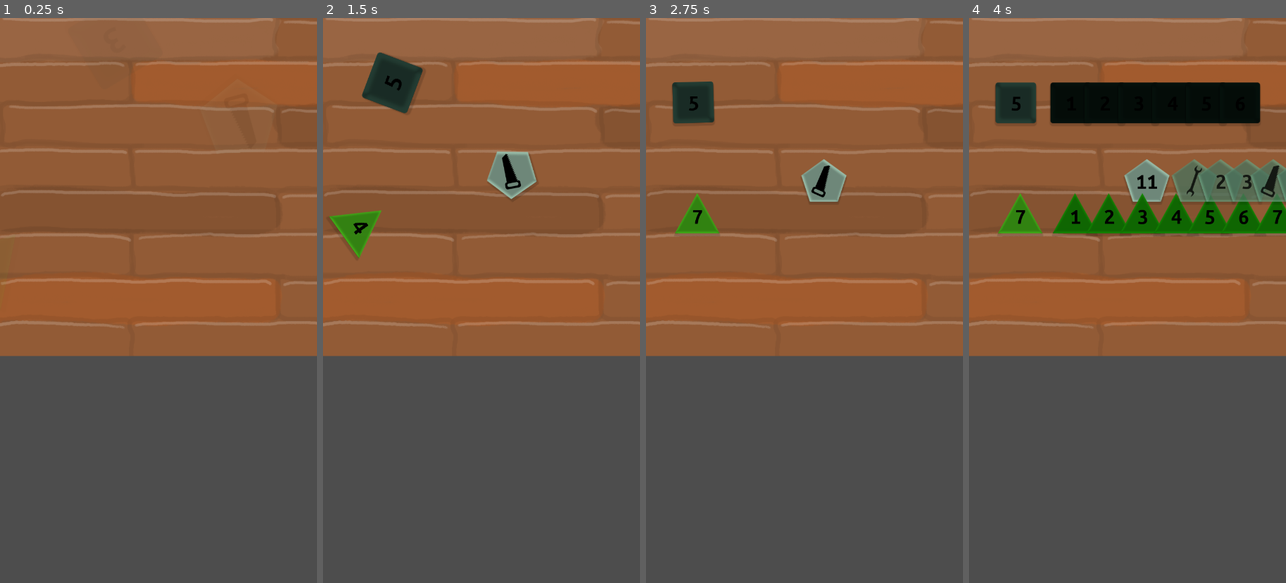
Above: before the commit, frames 1-4 (left to right).
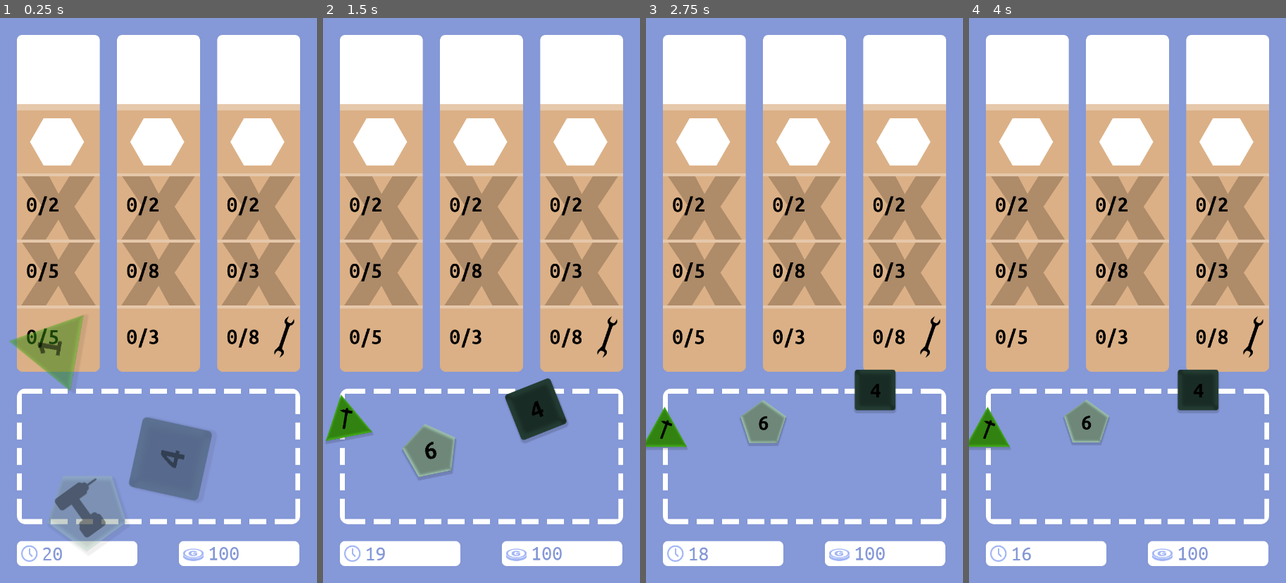
Above: after the commit, the same moments.

Repository: matzebond/DiceRepair
Game: Godot game, scene res://scenes/screens/RootNode.tscn
The game is run twice, just before and just after one commit, with the same random seed, the same clock (stepped at 60 frames per second) and the same inputs.
Inputs (mouse positions are in pixels of both pictures, inside the frame that each line leads up to):
- Up to frame 1 (0.25 s): no input
- Up to frame 2 (1.5 s): drag from (427, 51) to (437, 181) at 0.52 s; drag from (351, 232) to (437, 181) at 1.27 s
- Up to frame 3 (2.75 s): move the mouse to (823, 181) at 2.02 s; click (823, 181) at 2.17 s
- Up to frame 4 (4 s): drag from (1111, 413) to (1016, 102) at 2.77 s; drag from (1057, 102) to (1019, 215) at 3.52 s

The runs differ from the first frame. In frame 1, 100% of the frame differs, in the area x 0-100%, y 0-100%; in frame 2, 100%; in frame 3, 100%; in frame 4, 100%.

Commit message:
Updated scene fader

Diff:
--- a/scenes/screens/RootNode.tscn
+++ b/scenes/screens/RootNode.tscn
@@ -1,6 +1,6 @@
 [gd_scene load_steps=3 format=2]
 
-[ext_resource path="res://scenes/Background.tscn" type="PackedScene" id=1]
+[ext_resource path="res://assets/img/ui/fader.png" type="Texture" id=1]
 [ext_resource path="res://scenes/screens/RootScript.gd" type="Script" id=2]
 
 [node name="RootNode" type="Node2D"]
@@ -8,5 +8,6 @@
 
 [node name="Tween" type="Tween" parent="."]
 
-[node name="Background" parent="." instance=ExtResource( 1 )]
-z_index = 4096
+[node name="Fader" type="Sprite" parent="."]
+position = Vector2( 375, 667 )
+texture = ExtResource( 1 )
--- a/scenes/screens/RootScript.gd
+++ b/scenes/screens/RootScript.gd
@@ -39,11 +39,11 @@
                     tuul_placed = true
                     break
 
-    load_scene(TutorialScene)
+    load_scene(GameScene)
 
 func load_scene(Scene):
     # hide Fader
-    $Tween.interpolate_property($Background, "modulate:a", 1, 0, TRANS_TIME, Tween.TRANS_SINE, Tween.EASE_IN_OUT)
+    $Tween.interpolate_property($Fader, "modulate:a", 1, 0, TRANS_TIME, Tween.TRANS_SINE, Tween.EASE_IN_OUT)
     $Tween.start()
 
     # clear previous
@@ -60,12 +60,12 @@
 func end_scene():
     active_scene.end_scene()
 
-    $Background.z_index = 4096
-    $Background.modulate.a = 0
+    $Fader.z_index = 4096
+    $Fader.modulate.a = 0
 
     $Tween.stop_all()
     $Tween.connect("tween_completed", self, "tween_complete", [], CONNECT_ONESHOT)
-    $Tween.interpolate_property($Background, "modulate:a", 0, 1, TRANS_TIME, Tween.TRANS_SINE, Tween.EASE_IN_OUT)
+    $Tween.interpolate_property($Fader, "modulate:a", 0, 1, TRANS_TIME, Tween.TRANS_SINE, Tween.EASE_IN_OUT)
     $Tween.start()
 
 func tween_complete(_obj, _key):
